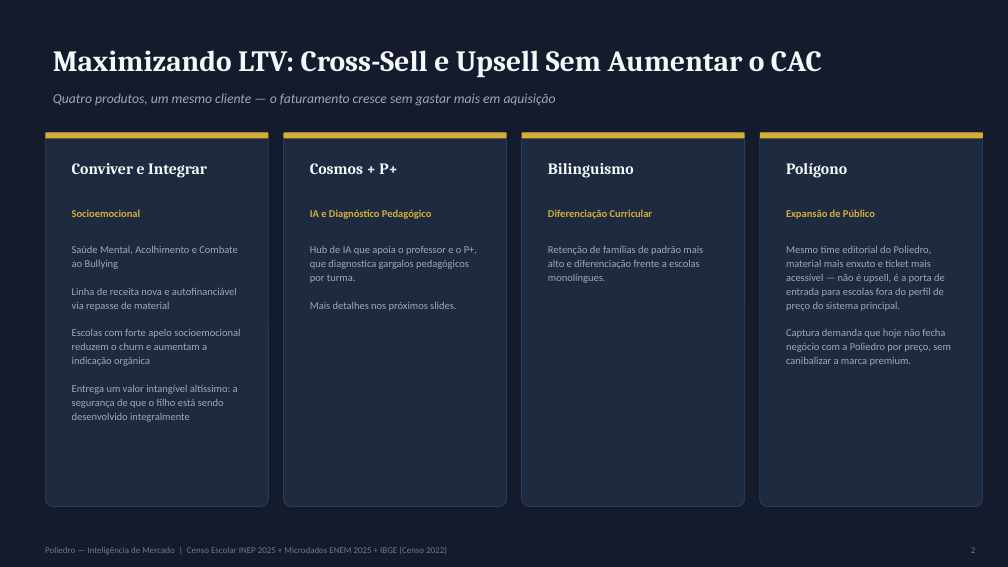
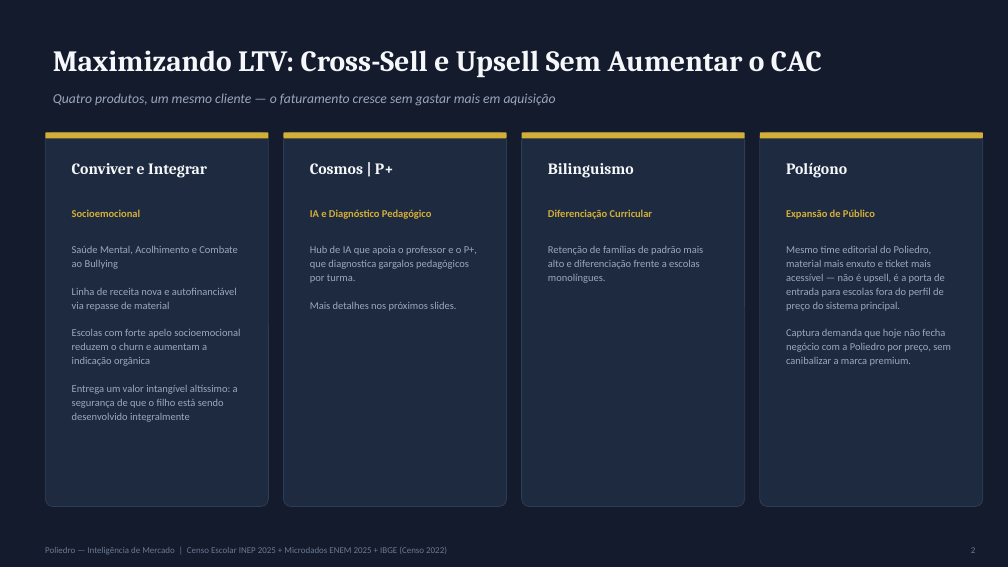
Before and after one commit to guifontoura/poliedro-inteligencia-mercado, a slide deck: slide 2 of Poliedro_Apresentacao_Completa.pptx. Drawn at 1008x567 pixels with LibreOffice and Linux fonts; fonts in the diff are those of the drawing. Boxes give left, top, right and bottom in pixels: in the first picture for what was removed or moved away, otherwise in the second. Text is boxed around its words. In the diff, an @@ line names an element or a change of style, - is before the commit and + after.

Commit message:
Ajustes finais: correcao do Cosmos (sem TDAH/TEA nao verificado) + edicoes de capitalizacao do Gui

```diff
--- a/Poliedro_Apresentacao_Completa.pptx
+++ b/Poliedro_Apresentacao_Completa.pptx
@@ text at (310,163,394,174): text changed @@
-Cosmos + P+
+Cosmos | P+
```
Also in this commit, not shown: 5 other slides changed.
